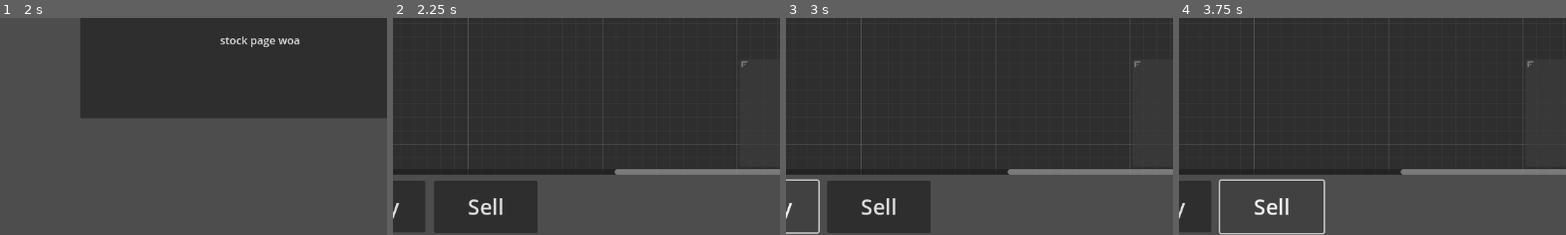
Above: before the commit, frames 1-4 (left to right).
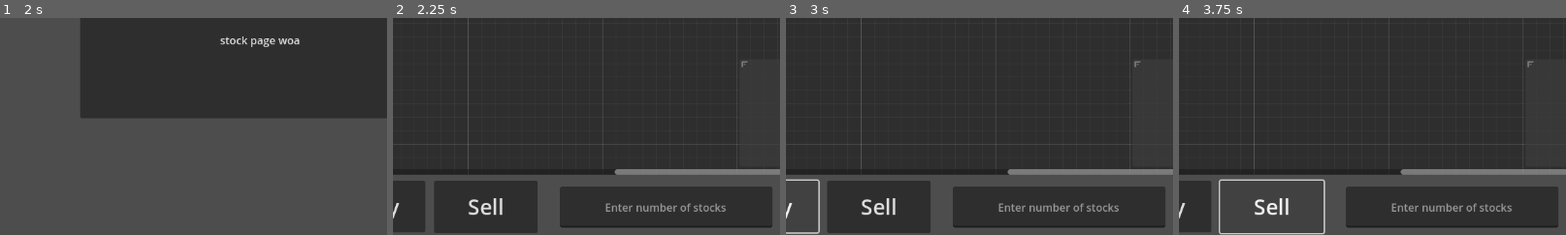
Above: after the commit, the same moments.

Repository: adenk2048/test-2
Game: Godot game, scene res://Test2.tscn
Two runs of this game, one before a commit and one after it. Both use one fixed random seed, a clock stepped at 60 frames per second and the inputs below.
Inputs (mouse positions are % of the whole screen's width and height, from its top left):
- Up to frame 1 (2 s): click (50, 85) at 0.5 s; click "Industry 1" at 1.25 s
- Up to frame 2 (2.25 s): click "stock page woa" at 2 s
- Up to frame 3 (3 s): click "Buy" at 2.75 s
- Up to frame 4 (3.75 s): click "Sell" at 3.5 s
The pictures show only the part of the screen within x 27-77%, y 49-98%; the shares and areas given below are measured in that part.

Frame 1 is identical in both runs. In frame 2, 9.9% of the frame differs, in the area x 43-98%, y 77-97%; in frame 3, 9.9%; in frame 4, 9.9%.

Commit message:
Added user input for how many stocks someone can buy and sell.
The max stocks someone can buy is 99,999 (I set it to max 5 digits). Now we incorporate pricing of stocks once the graph is implemented.

Diff:
--- a/menu.gd
+++ b/menu.gd
@@ -20,8 +20,6 @@
 	computer_button.pressed.connect(_Computerbutton)
 
 
-
-
 func _Computerbutton():
 	print("The button works")
 	#get_tree().change_scene_to_file("res://robin_good_home.tscn")
--- a/stock_page.tscn
+++ b/stock_page.tscn
@@ -36,14 +36,11 @@
 offset_bottom = 508.0
 grow_horizontal = 2
 grow_vertical = 2
-scroll_offset = Vector2(-40, -40)
 
 [node name="GraphNode" type="GraphNode" parent="Control/GraphEdit"]
 layout_mode = 0
-offset_left = 40.0
-offset_top = 40.0
-offset_right = 49.0
-offset_bottom = 95.0
+offset_right = 9.0
+offset_bottom = 55.0
 mouse_filter = 1
 
 [node name="Buy" type="Button" parent="Control"]
@@ -112,3 +109,13 @@
 offset_right = 224.0
 offset_bottom = 548.0
 text = "ccc"
+
+[node name="NumberOfStocks" type="LineEdit" parent="Control"]
+layout_mode = 0
+offset_left = 561.0
+offset_top = 566.0
+offset_right = 877.0
+offset_bottom = 627.0
+placeholder_text = "Enter number of stocks"
+alignment = 1
+max_length = 5
--- a/stockpage.gd
+++ b/stockpage.gd
@@ -6,6 +6,8 @@
 @onready var industry3_button: Button = $Industry3
 @onready var buy_button: Button = $Buy
 @onready var sell_button: Button = $Sell
+@onready var stock_input: LineEdit = $NumberOfStocks
+var stockamount = 0
 
 
 # Called when the node enters the scene tree for the first time.
@@ -21,6 +23,7 @@
 	industry3_button.pressed.connect(_gotoindustry3)
 	buy_button.pressed.connect(_buy)
 	sell_button.pressed.connect(_sell)
+
 	pass
 
 func _gotohome():
@@ -32,6 +35,10 @@
 func _gotoindustry3():
 	get_tree().change_scene_to_file("res://Stocks3.tscn")
 func _buy():
-	print("bought a stock")
+	print(stock_input.text)
+	print("bought " + stock_input.text + " stocks")
+	stockamount+=int(stock_input.text)
 func _sell():
-	print("sold a stock")
+	print(stock_input.text)
+	print("sold " + stock_input.text + " stocks")
+	stockamount-=int(stock_input.text)
